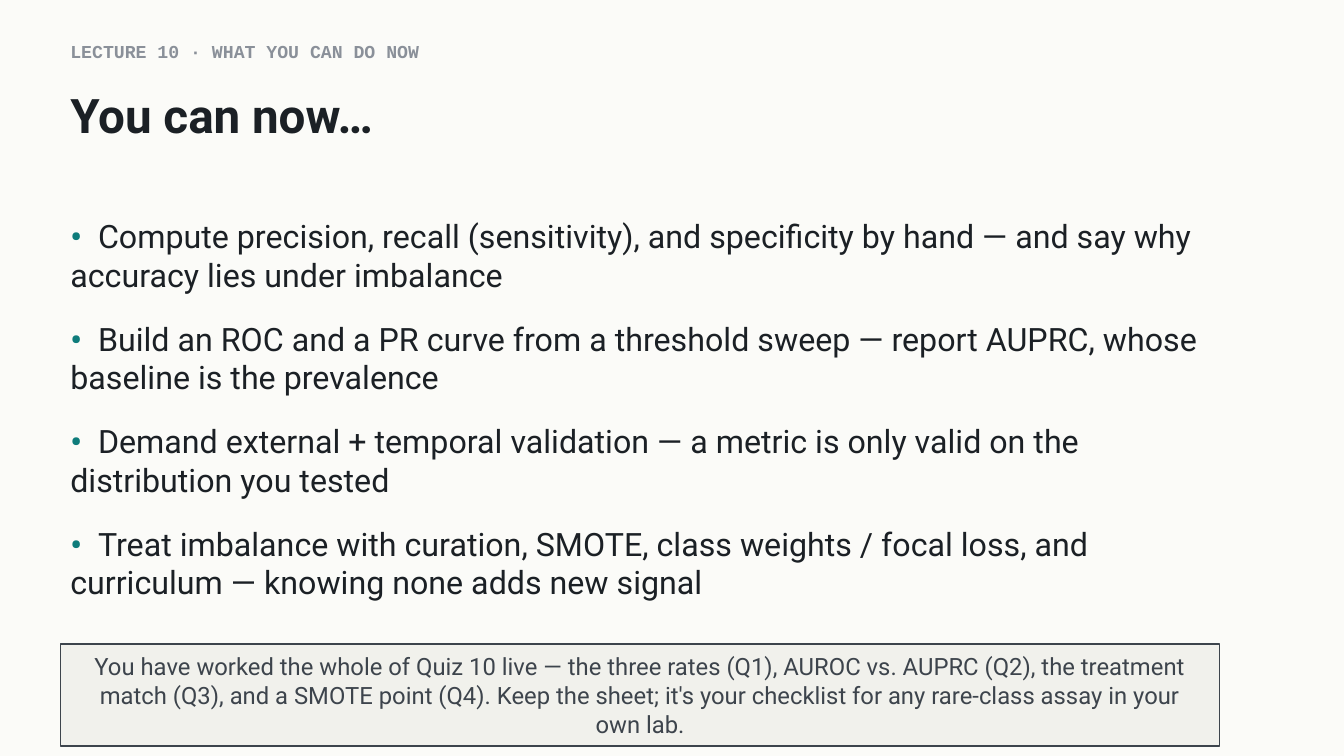
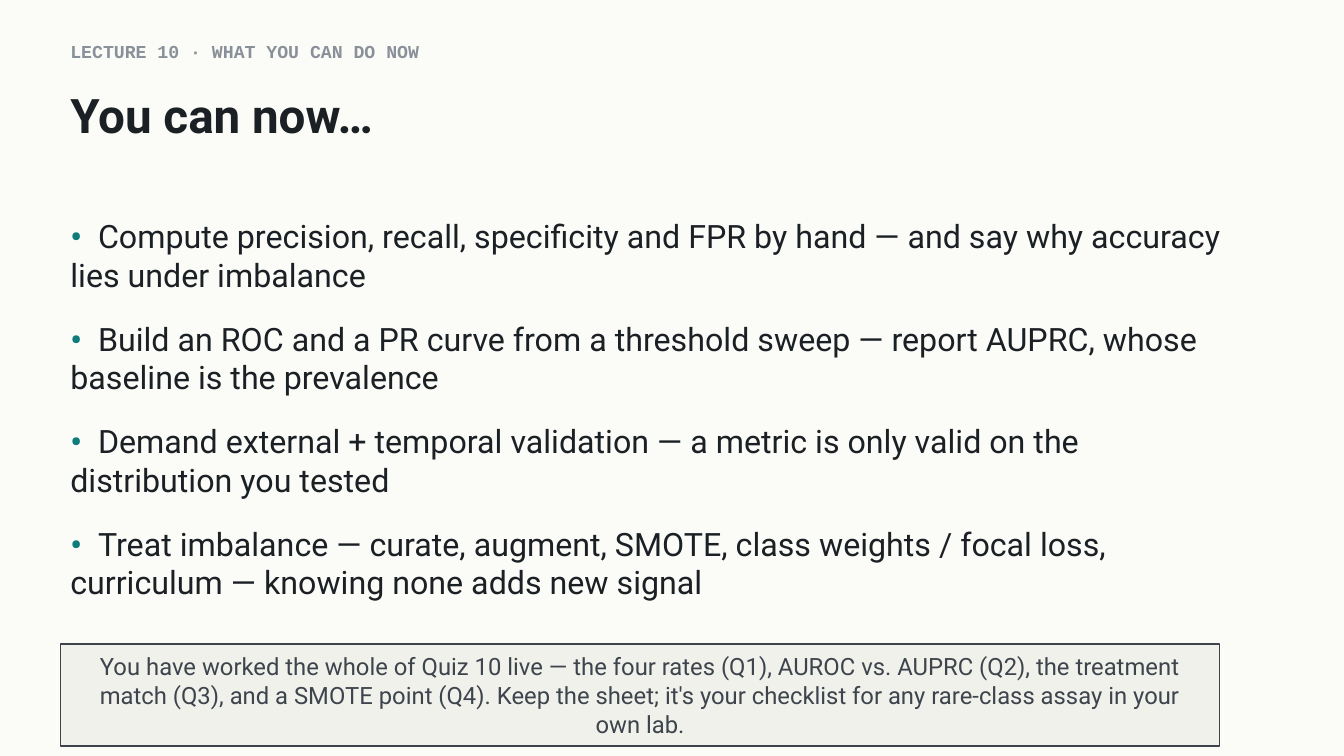
Before and after one commit to indigobio/msacl_dl_course, a slide deck: slide 23 of slides/pptx/lecture10_imbalanced_data.pptx. Drawn at 1344x756 pixels with LibreOffice and Linux fonts; fonts in the diff are those of the drawing. Boxes give left, top, right and bottom in pixels: in the first picture for what was removed or moved away, otherwise in the second. Text is boxed around its words. In the diff, an @@ line names an element or a change of style, - is before the commit and + after.

```diff
--- a/slides/pptx/lecture10_imbalanced_data.pptx
+++ b/slides/pptx/lecture10_imbalanced_data.pptx
@@ text at [70, 223, 1220, 288]: text changed @@
-• Compute precision, recall (sensitivity), and specificity by hand — and say why accuracy lies under imbalance
+• Compute precision, recall, specificity and FPR by hand — and say why accuracy lies under imbalance
@@ text at [70, 531, 1106, 601]: text changed @@
-• Treat imbalance with curation, SMOTE, class weights / focal loss, and curriculum — knowing none adds new signal
+• Treat imbalance — curate, augment, SMOTE, class weights / focal loss, curriculum — knowing none adds new signal
@@ text in rectangle at [100, 656, 1180, 733]: text changed @@
-You have worked the whole of Quiz 10 live — the three rates (Q1), AUROC vs. AUPRC (Q2), the treatment match (Q3), and a SMOTE point (Q4). Keep the sheet; it's your checklist for any rare-class assay in your own lab.
+You have worked the whole of Quiz 10 live — the four rates (Q1), AUROC vs. AUPRC (Q2), the treatment match (Q3), and a SMOTE point (Q4). Keep the sheet; it's your checklist for any rare-class assay in your own lab.
```
Also in this commit, not shown: 4 other slides changed, 33 other files.
